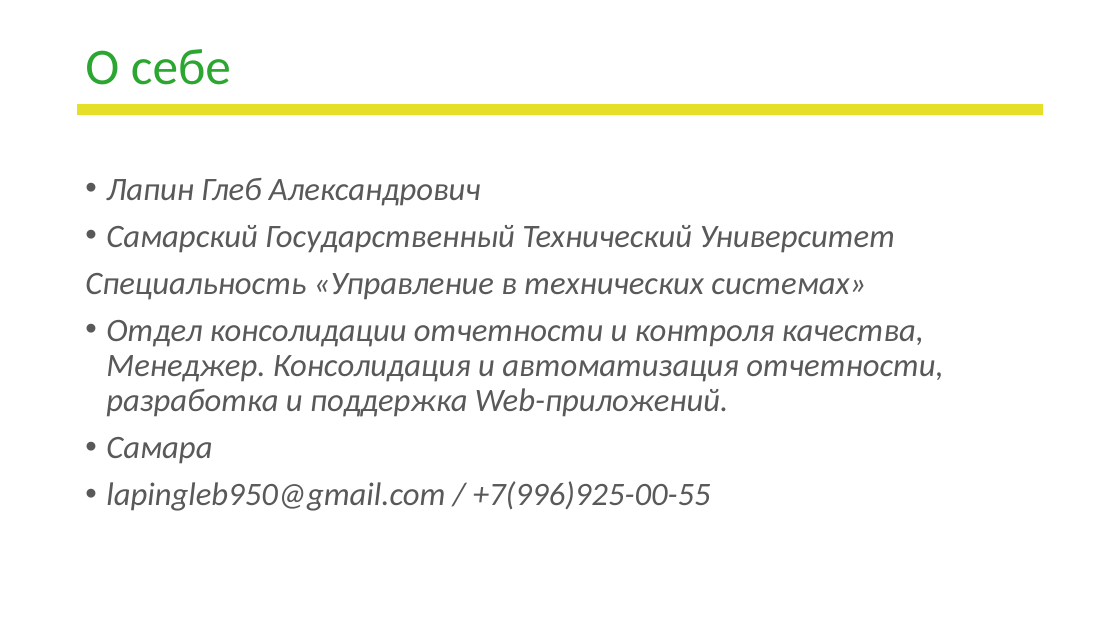
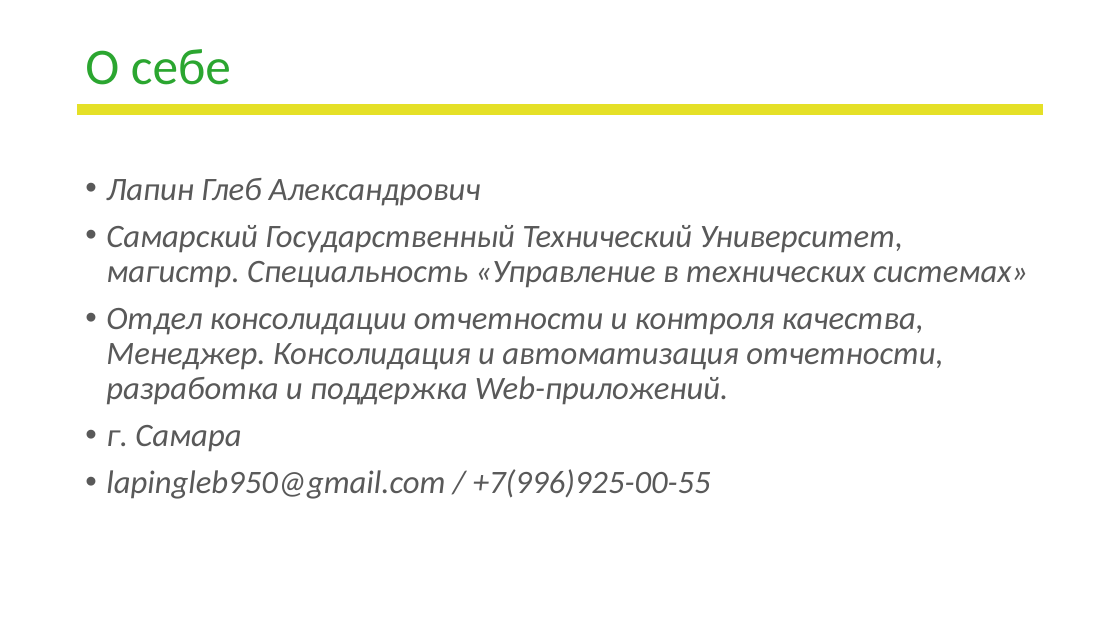
Before and after one commit to LapinGleb/DA_project, a slide deck: slide 2 of Школа_DA_Презентация_проекта.pptx. Drawn at 1120x630 pixels with LibreOffice and Linux fonts; fonts in the diff are those of the drawing; background and template pictures are left out. Boxes give left, top, right and bottom in pixels: in the first picture for what was removed or moved away, otherwise in the second. Text is boxed around its words. In the diff, an @@ line names an element or a change of style, - is before the commit and + after.

```diff
--- a/Школа_DA_Презентация_проекта.pptx
+++ b/Школа_DA_Презентация_проекта.pptx
@@ text at (106,225,1028,288): text changed @@
-• Самарский Государственный Технический Университет
-Специальность «Управление в технических системах»
+• Самарский Государственный Технический Университет, магистр. Специальность «Управление в технических системах»
@@ text at (106,425,241,452): text changed @@
-• Самара
+• г. Самара
```
Also in this commit, not shown: 8 other slides changed, 3 slides added, 1 slide removed, 4 other files.
